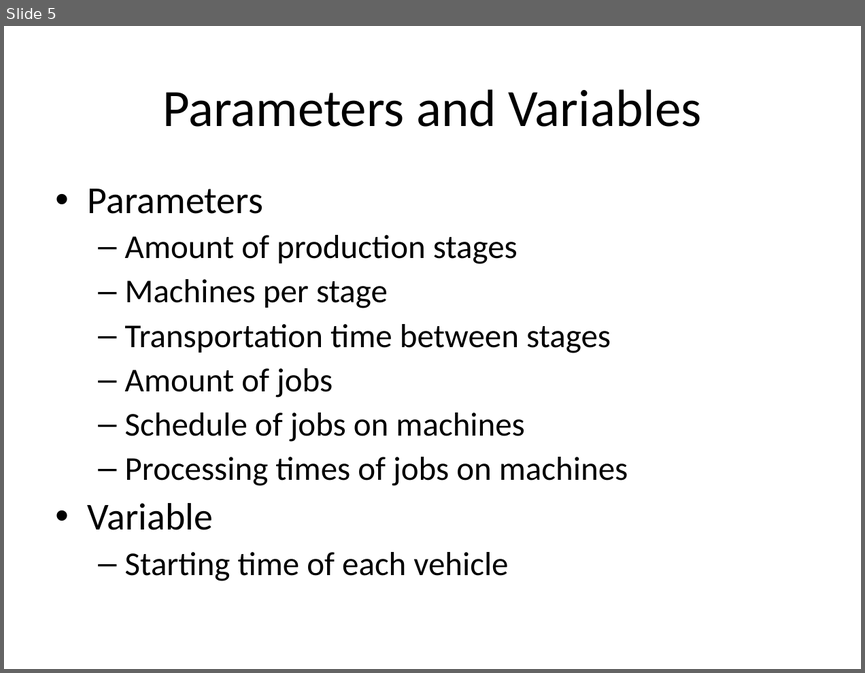
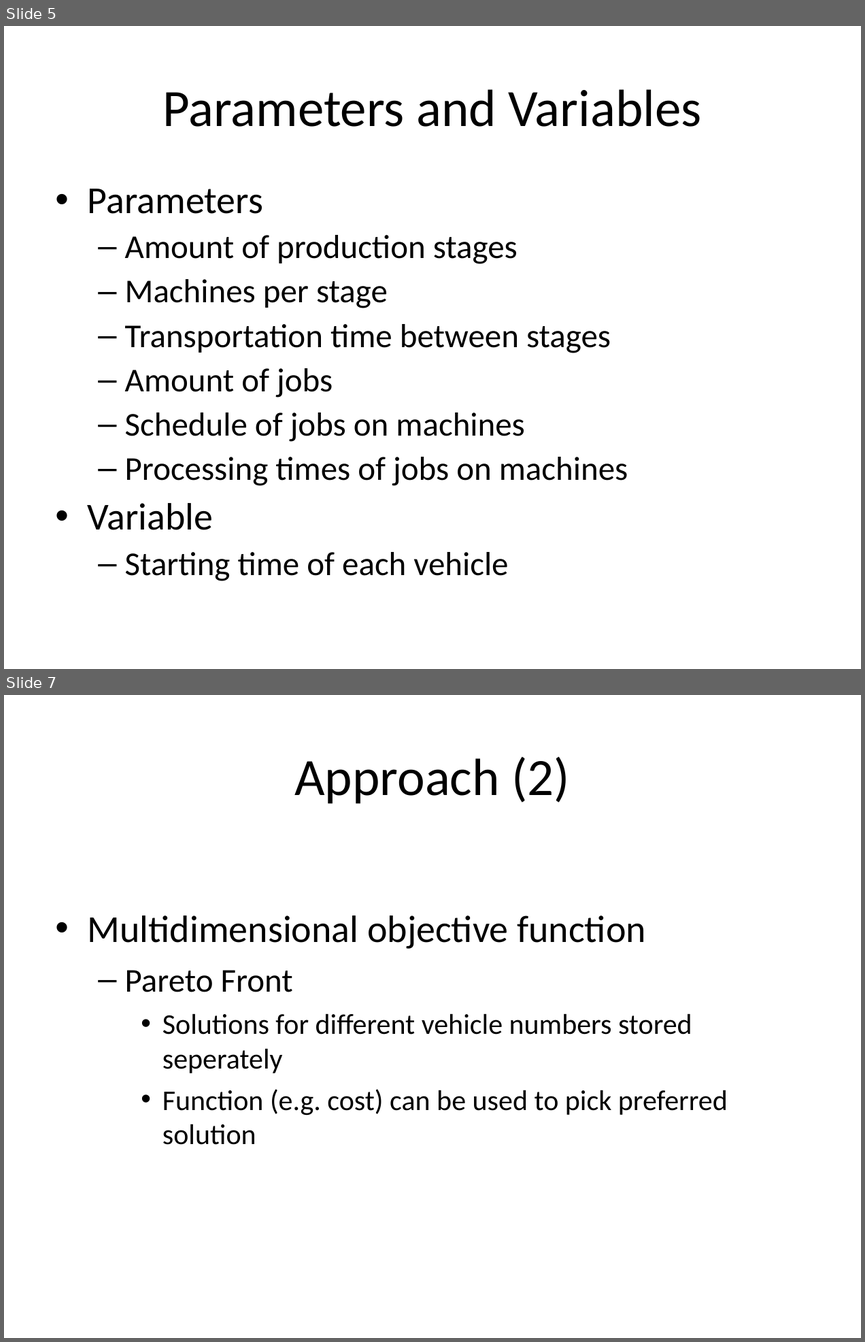
Before and after one commit to Saight/fms, a slide deck: Local Search Algorithms for Scheduling Vehicles in Cyclic.ppt. Shown one above the other, each under a label of ours: slide 5 before the commit, slides 5 and 7 after it; the slides between them are not shown. The pictures are 865x673 and 865x1342 pixels, drawn with LibreOffice and Linux fonts; fonts in the diff are those of the drawing. Boxes give left, top, right and bottom in pixels: in the first picture for what was removed or moved away, otherwise in the second. Text is boxed around its words. In the diff, an @@ line names an element or a change of style, - is before the commit and + after.

```diff
--- a/Local Search Algorithms for Scheduling Vehicles in Cyclic.ppt
+++ b/Local Search Algorithms for Scheduling Vehicles in Cyclic.ppt
@@ slide 7 added at (4, 695, 861, 1338), background #FFFFFF @@
@@ title added at (294, 757, 570, 804), 44 pt, text #000000 @@
+Approach (2)
@@ text added at (88, 915, 728, 1144), 24 pt, text #000000 @@
+• Multidimensional objective function
+  – Pareto Front
+    • Solutions for different vehicle numbers stored seperately
+    • Function (e.g. cost) can be used to pick preferred solution
```
Also in this commit, not shown: 1 slide changed, 1 other slide added.
